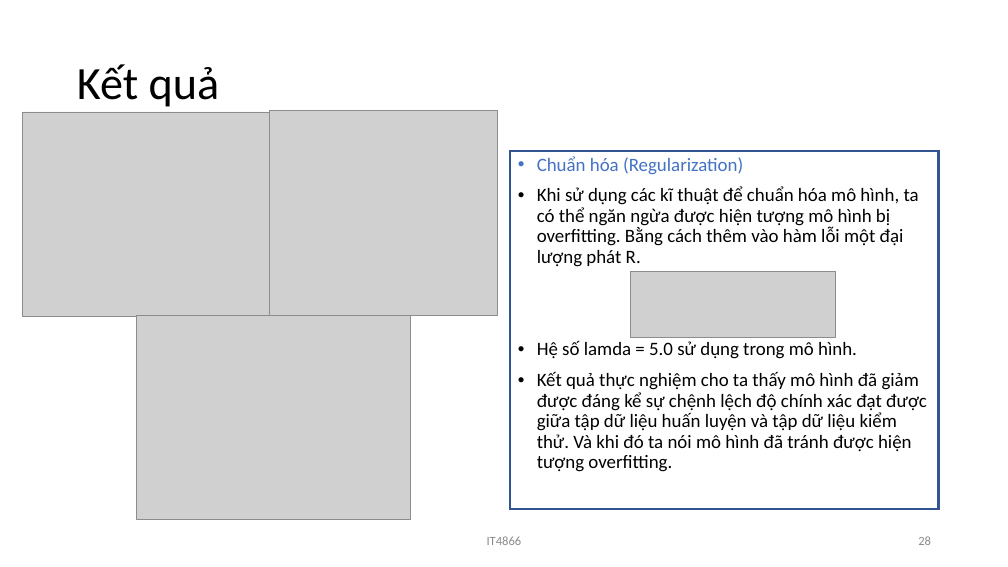
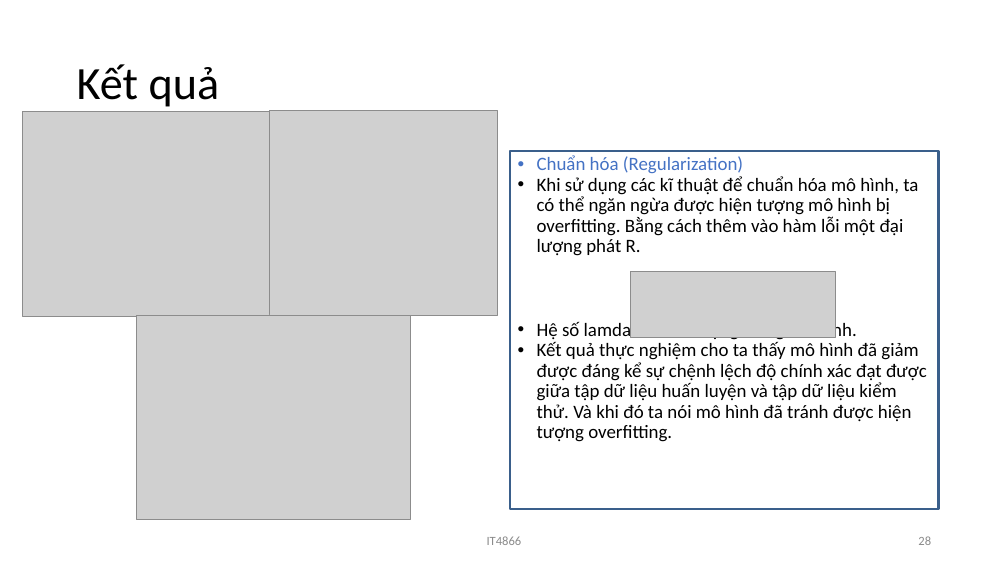
Before and after one commit to LuatVu/Hand-written-digits, a slide deck: slide 28 of Báo cáo/Slice báo cáo bài tập lớn.pptx. Drawn at 1008x567 pixels with LibreOffice and Linux fonts; fonts in the diff are those of the drawing; grey boxes stand for pictures; background and template pictures are left out. Boxes give left, top, right and bottom in pixels: in the first picture for what was removed or moved away, otherwise in the second. Text is boxed around its words. In the diff, an @@ line names an element or a change of style, - is before the commit and + after.

```diff
--- a/Báo cáo/Slice báo cáo bài tập lớn.pptx
+++ b/Báo cáo/Slice báo cáo bài tập lớn.pptx
@@ text "Chuẩn hóa (Regularization)" at box(537, 155, 927, 442): less space between paragraphs @@
@@ rectangle at box(510, 151, 939, 509): outline #325491 2.25 pt to #3A5F8C 2.24 pt @@
```
Also in this commit, not shown: 30 other slides changed, 1 other file.
